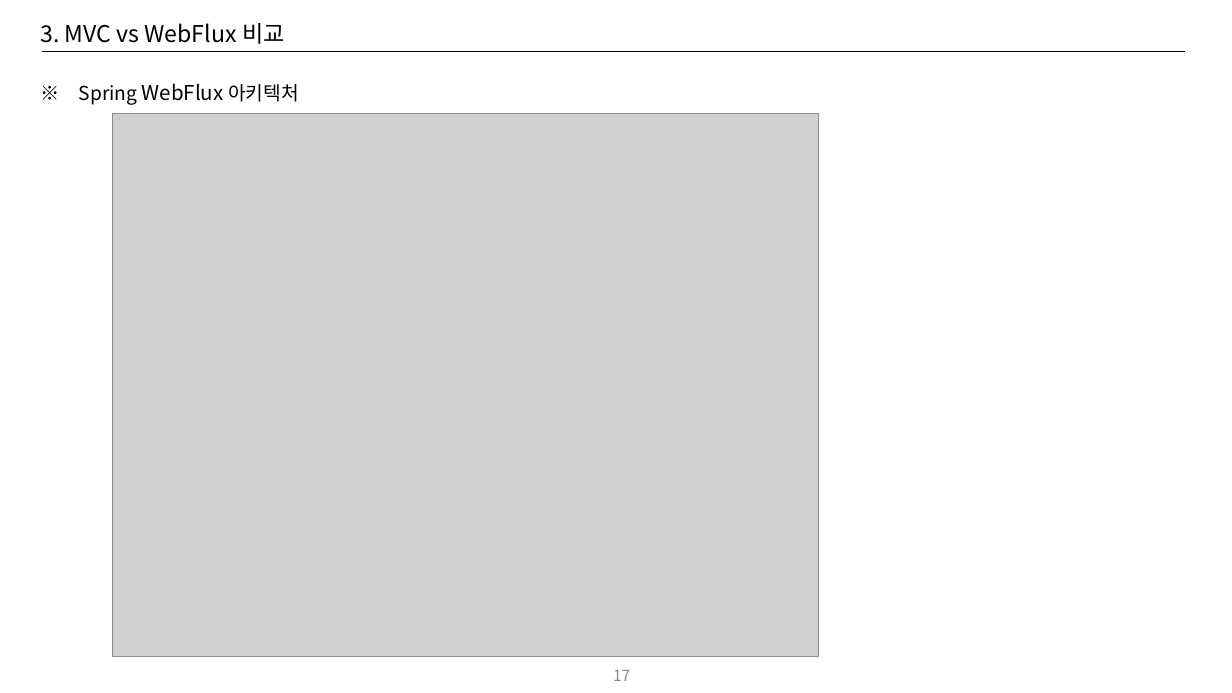
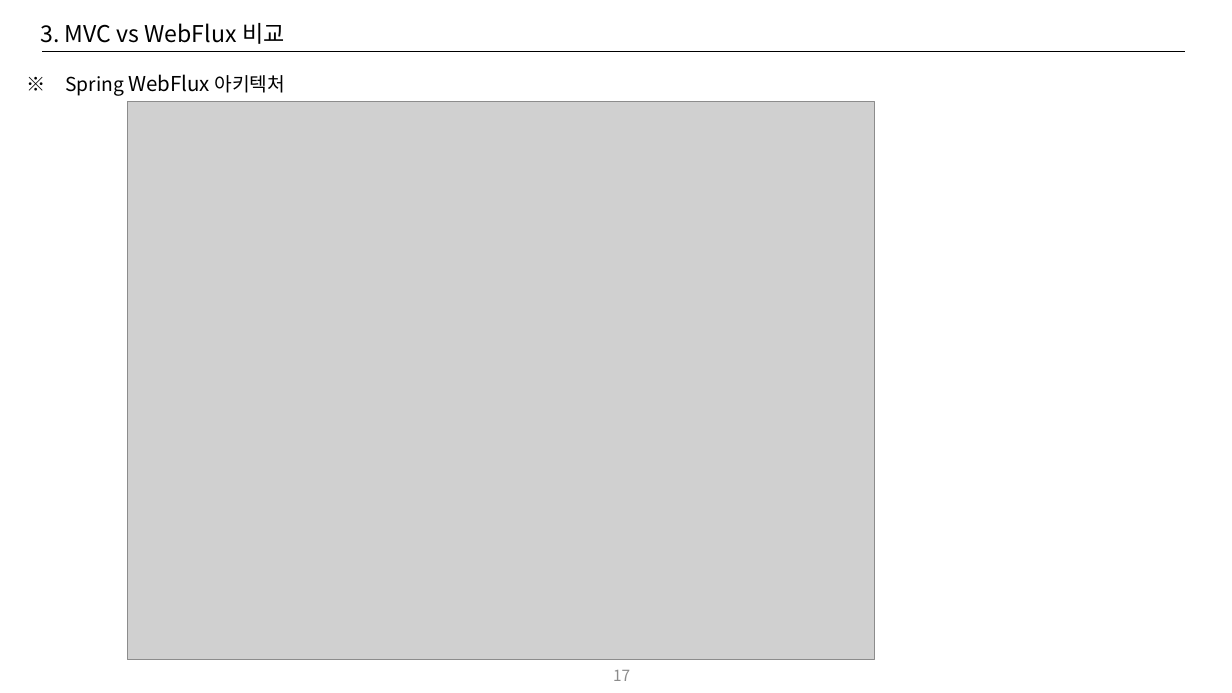
Before and after one commit to CYEOL2/webflux_example, a slide deck: slide 17 of doc/Reactive Programing 교육자료_20250714_v02.pptx. Drawn at 1232x693 pixels with LibreOffice and Linux fonts; fonts in the diff are those of the drawing; grey boxes stand for pictures. Boxes give left, top, right and bottom in pixels: in the first picture for what was removed or moved away, otherwise in the second. Text is boxed around its words. In the diff, an @@ line names an element or a change of style, - is before the commit and + after.

```diff
--- a/doc/Reactive Programing 교육자료_20250714_v02.pptx
+++ b/doc/Reactive Programing 교육자료_20250714_v02.pptx
@@ text "※ Spring WebFlux 아키텍처" moved from (x1=79, y1=83, x2=299, y2=105) to (x1=65, y1=74, x2=285, y2=96) @@
@@ picture resized from (x1=113, y1=114, x2=819, y2=657) to (x1=128, y1=102, x2=875, y2=660) @@
```
Also in this commit, not shown: 16 other slides changed, 3 slides added, 2 slides removed, 4 other files.
